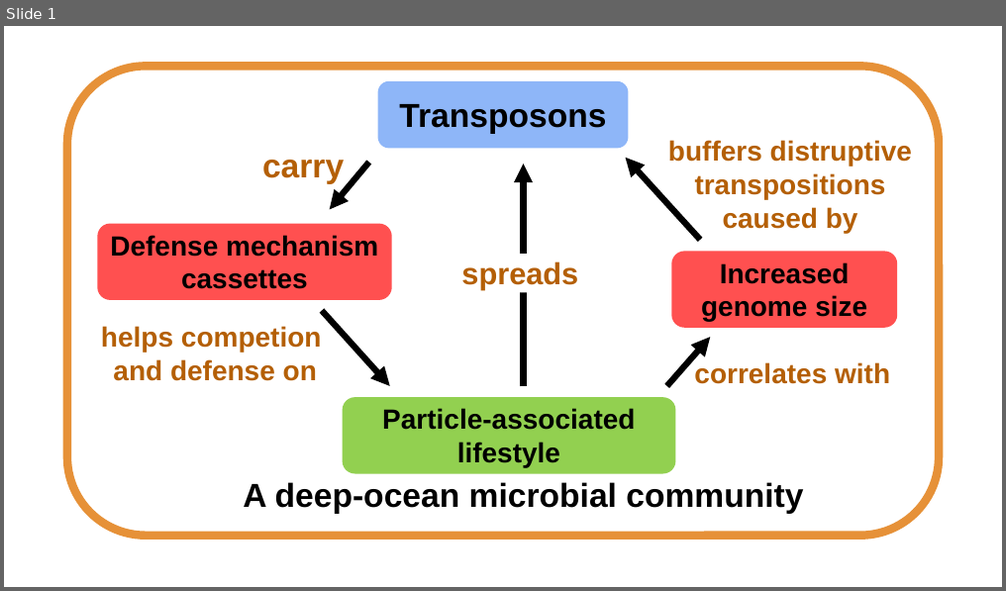
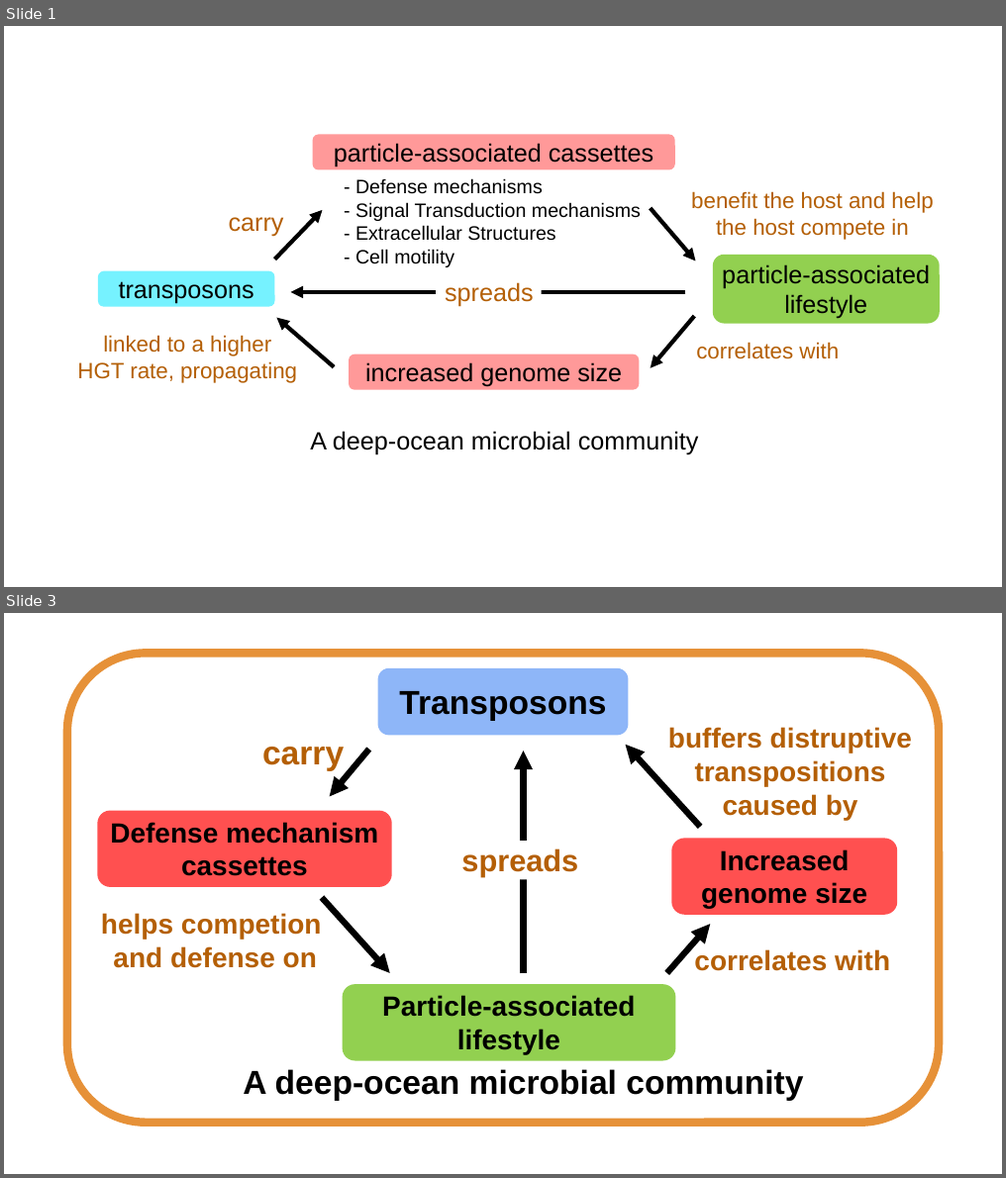
Before and after one commit to carleton-spacehogs/transposase-deep-ocean, a slide deck: Figure Generating/illustration_conclusion.pptx. Shown one above the other, each under a label of ours: slide 1 before the commit, slides 1 and 3 after it; the slides between them are not shown. The pictures are 1006x591 and 1006x1178 pixels, drawn with LibreOffice and Linux fonts; fonts in the diff are those of the drawing. Boxes give left, top, right and bottom in pixels: in the first picture for what was removed or moved away, otherwise in the second. Text is boxed around its words. In the diff, an @@ line names an element or a change of style, - is before the commit and + after.

```diff
--- a/Figure Generating/illustration_conclusion.pptx
+++ b/Figure Generating/illustration_conclusion.pptx
@@ slide 1 added at [4,26,1002,587], background #FFFFFF @@
@@ rounded rectangle added at [312,135,674,171], fill #FF9999, 18 pt, text #000000 @@
+particle-associated cassettes
@@ text added at [355,178,641,268], 14 pt, text #000000 @@
+- Defense mechanisms
+- Signal Transduction mechanisms
+- Extracellular Structures
+- Cell motility
@@ text added at [691,191,933,240], 16 pt, text #B45F06 @@
+benefit the host and help the host compete in
@@ text added at [229,217,284,236], 18 pt, text #B45F06 @@
+carry
@@ arrow added from (274, 260) to (323, 209), #000000 3 pt @@
@@ arrow added from (650, 208) to (696, 262), #000000 3 pt @@
@@ rounded rectangle added at [713,255,939,323], fill #92D050, 18 pt, text #000000 @@
+particle-associated lifestyle
@@ rounded rectangle added at [98,272,274,307], fill #76F2FF, 18 pt, text #000000 @@
+transposons
@@ arrow added from (685, 292) to (290, 292), #000000 3 pt @@
@@ text added at [445,282,534,306], 18 pt, text #B45F06 @@
+spreads
@@ arrow added from (335, 368) to (276, 317), #000000 3 pt @@
@@ arrow added from (695, 316) to (650, 369), #000000 3 pt @@
@@ text added at [77,335,297,383], 16 pt, text #B45F06 @@
+linked to a higher
+HGT rate, propagating
@@ text added at [696,342,839,360], 16 pt, text #B45F06 @@
+correlates with
@@ rounded rectangle added at [349,355,639,390], fill #FF9999, 18 pt, text #000000 @@
+increased genome size
@@ text added at [310,431,699,456], 18 pt, text #000000 @@
+A deep-ocean microbial community
@@ what was slide 1 is now slide 3 @@
```
Also in this commit, not shown: 1 other slide added, 33 other files.
